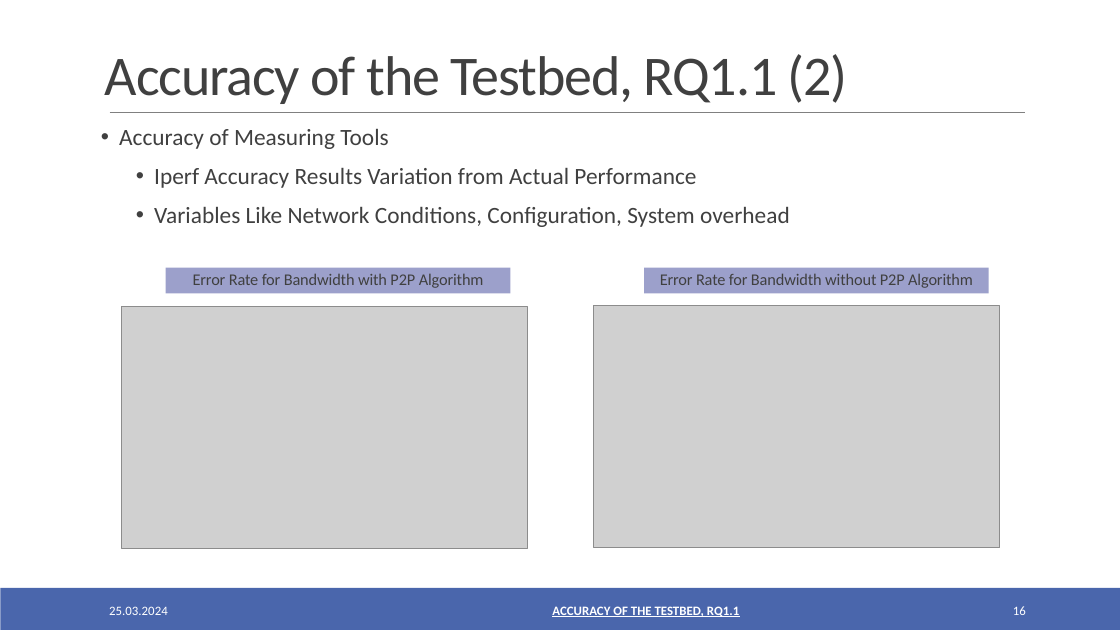
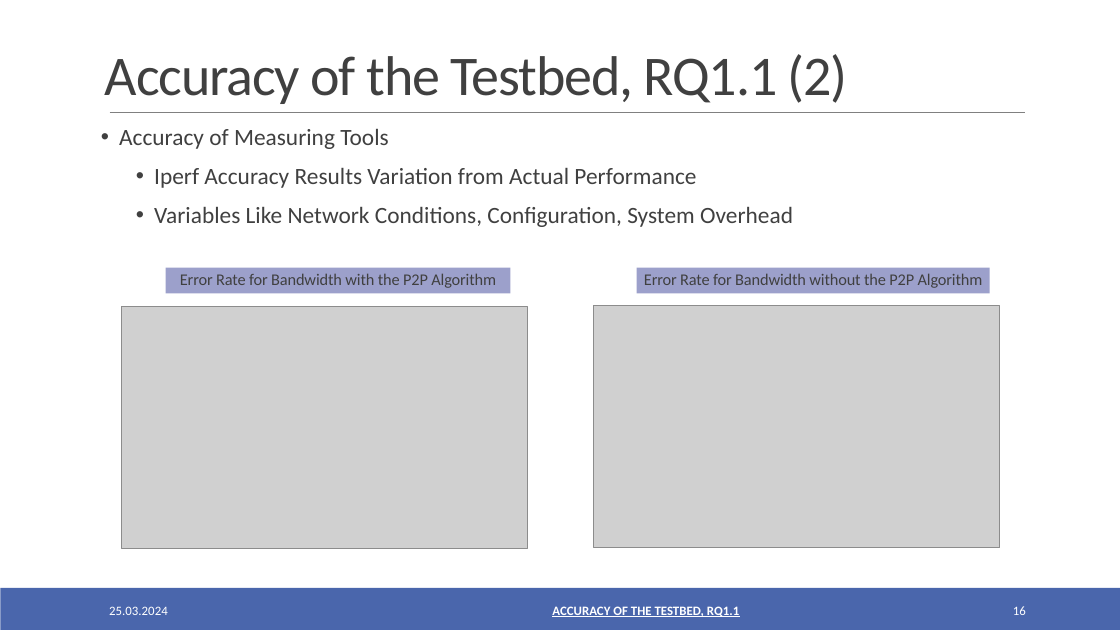
Before and after one commit to oezcankaraca/abschlussvortrag, a slide deck: slide 16 of Abschlussvortrag.pptx. Drawn at 1120x630 pixels with LibreOffice and Linux fonts; fonts in the diff are those of the drawing; grey boxes stand for pictures. Boxes give left, top, right and bottom in pixels: in the first picture for what was removed or moved away, otherwise in the second. Text is boxed around its words. In the diff, an @@ line names an element or a change of style, - is before the commit and + after.

```diff
--- a/Abschlussvortrag.pptx
+++ b/Abschlussvortrag.pptx
@@ text at [154, 207, 793, 227]: text changed @@
-  • Variables Like Network Conditions, Configuration, System overhead
+  • Variables Like Network Conditions, Configuration, System Overhead
@@ rectangle "Error Rate for Bandwidth without ...": place and size @@
-rectangle "Error Rate for Bandwidth without ..." at [644, 268, 989, 294]
+rectangle "Error Rate for Bandwidth without ..." at [637, 268, 990, 294]
@@ text in rectangle at [180, 273, 496, 288]: text changed @@
-Error Rate for Bandwidth with P2P Algorithm
+Error Rate for Bandwidth with the P2P Algorithm
@@ text in rectangle at [644, 273, 983, 288]: text changed @@
-Error Rate for Bandwidth without P2P Algorithm
+Error Rate for Bandwidth without the P2P Algorithm
```
Also in this commit, not shown: 17 other slides changed, 3 other files.
